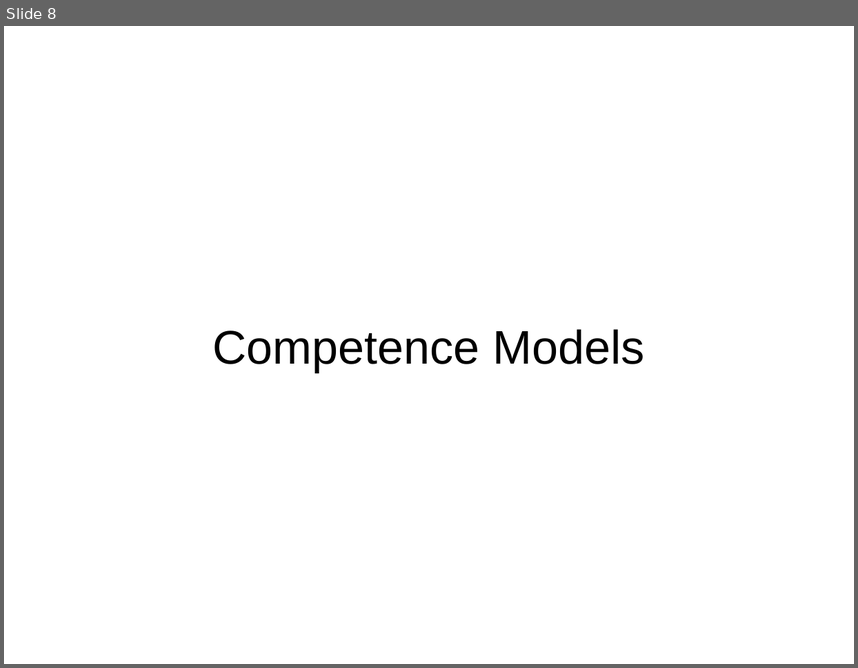
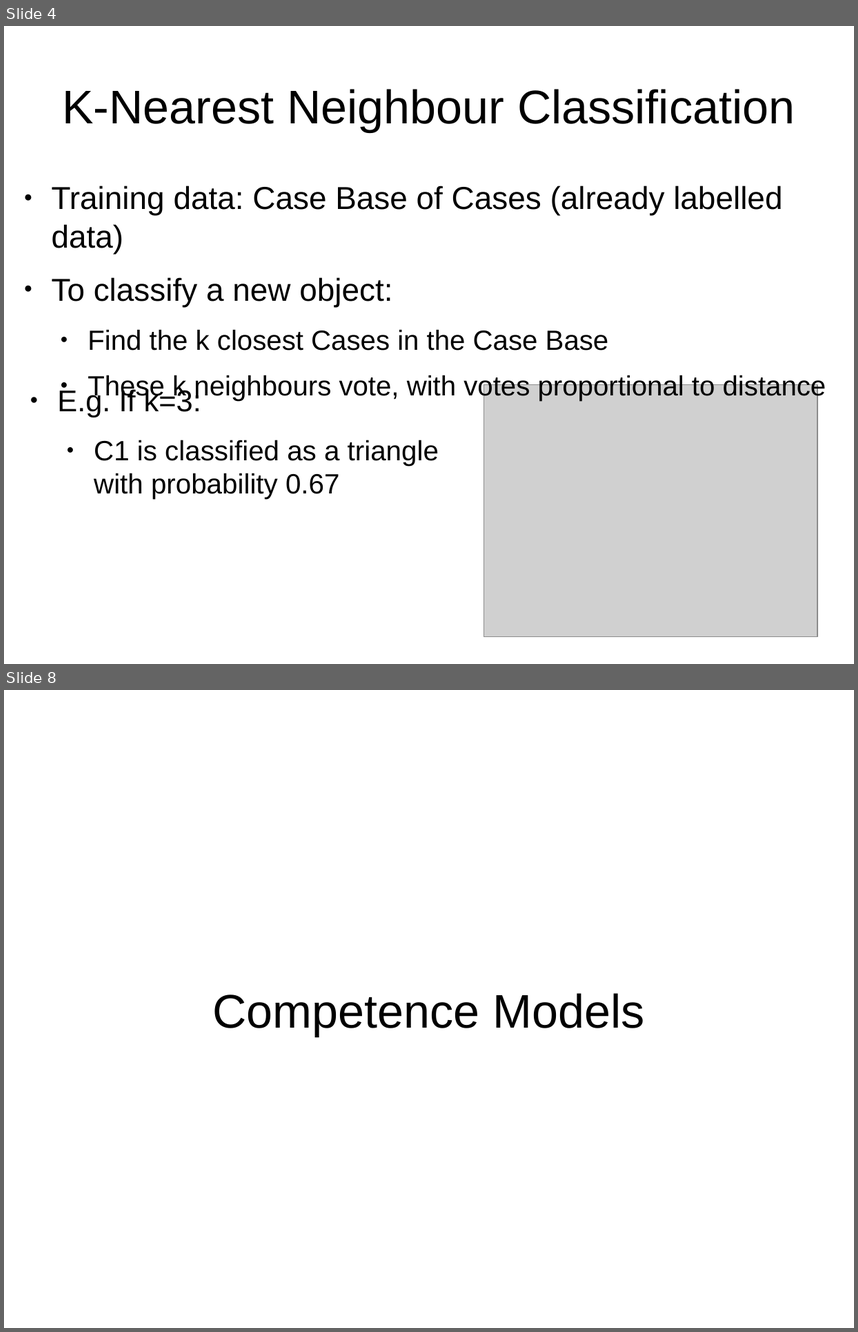
Before and after one commit to charlesmccarthyirl/FYP, a slide deck: Documentation/Demo Day/Presentation.odp. Shown one above the other, each under a label of ours: slide 8 before the commit, slides 4 and 8 after it; the slides between them are not shown. The pictures are 858x668 and 858x1332 pixels, drawn with LibreOffice and Linux fonts; fonts in the diff are those of the drawing; grey boxes stand for pictures. Boxes give left, top, right and bottom in pixels: in the first picture for what was removed or moved away, otherwise in the second. Text is boxed around its words. In the diff, an @@ line names an element or a change of style, - is before the commit and + after.

```diff
--- a/Documentation/Demo Day/Presentation.odp
+++ b/Documentation/Demo Day/Presentation.odp
@@ slide 4 added at [4,26,854,664], background #FFFFFF @@
@@ title added at [62,89,795,132], 44 pt, text #000000 @@
+K-Nearest Neighbour Classification
@@ text added at [52,185,826,401], 25.9 pt, text #000000 @@
+● Training data: Case Base of Cases (already labelled data)
+● To classify a new object:
+  ● Find the k closest Cases in the Case Base
+  ● These k neighbours vote, with votes proportional to distance
@@ text added at [57,387,439,499], 26 pt, text #000000 @@
+● E.g. If k=3:
+  ● C1 is classified as a triangle with probability 0.67
@@ picture added at [484,385,818,637] @@
```
Also in this commit, not shown: 12 slides changed, 13 other slides added, 3 slides removed.
